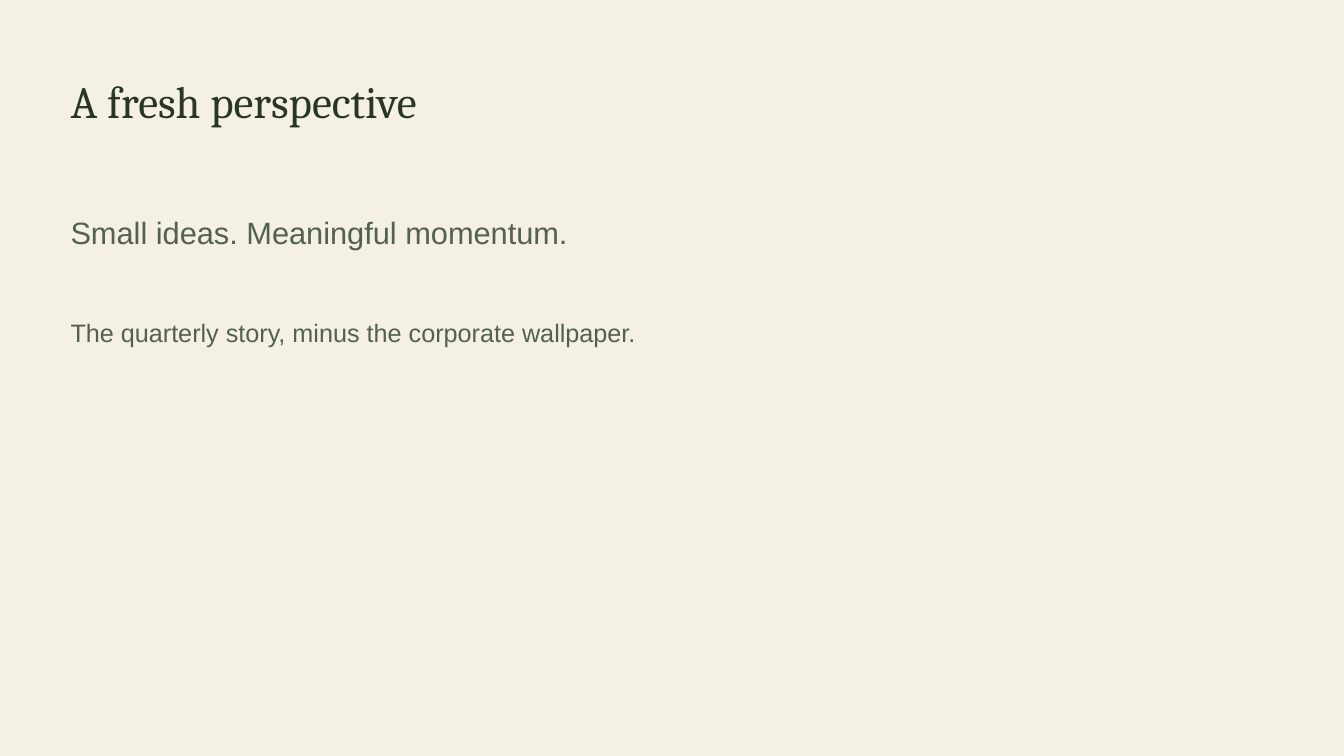
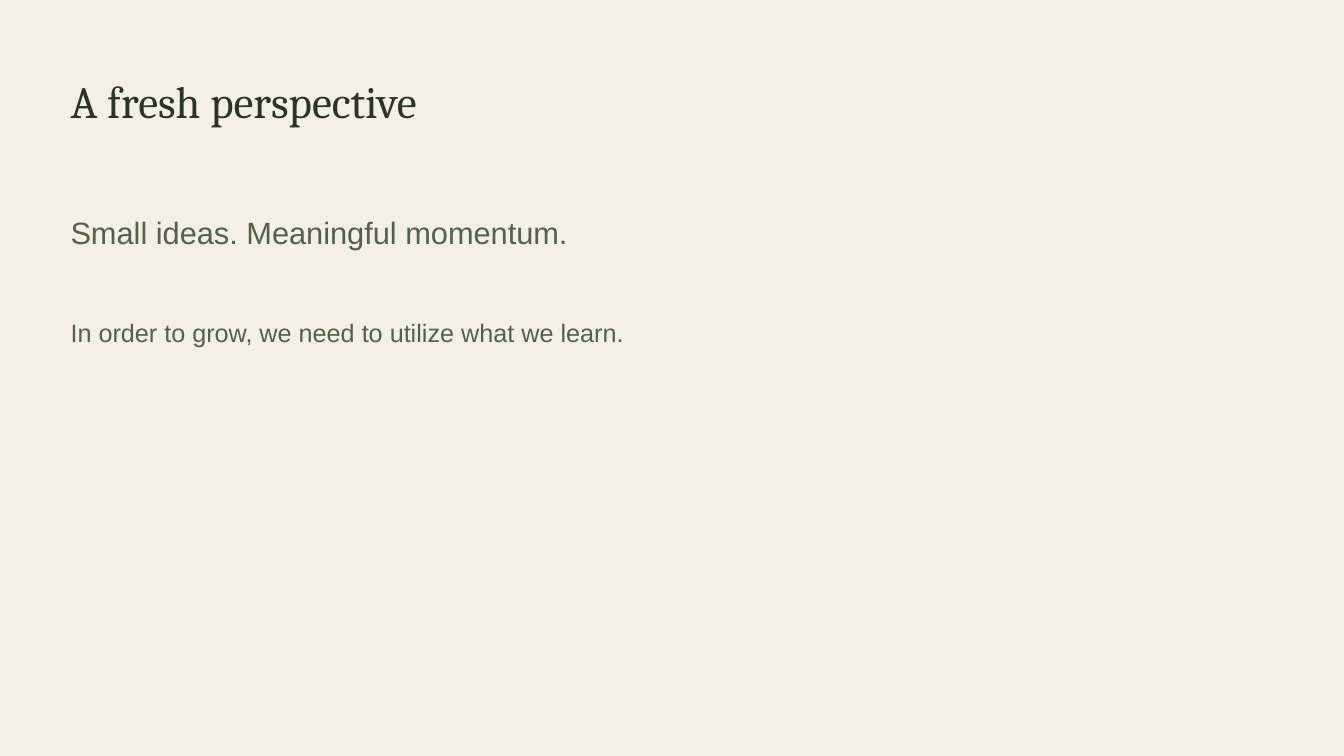
Before and after one commit to div1902/VibeSlide, a slide deck: slide 1 of public/sample.pptx. Drawn at 1344x756 pixels with LibreOffice and Linux fonts; fonts in the diff are those of the drawing. Boxes give left, top, right and bottom in pixels: in the first picture for what was removed or moved away, otherwise in the second. Text is boxed around its words. In the diff, an @@ line names an element or a change of style, - is before the commit and + after.

```diff
--- a/public/sample.pptx
+++ b/public/sample.pptx
@@ text at [71,323,624,347]: text changed @@
-The quarterly story, minus the corporate wallpaper.
+In order to grow, we need to utilize what we learn.
```
Also in this commit, not shown: 13 other files.
